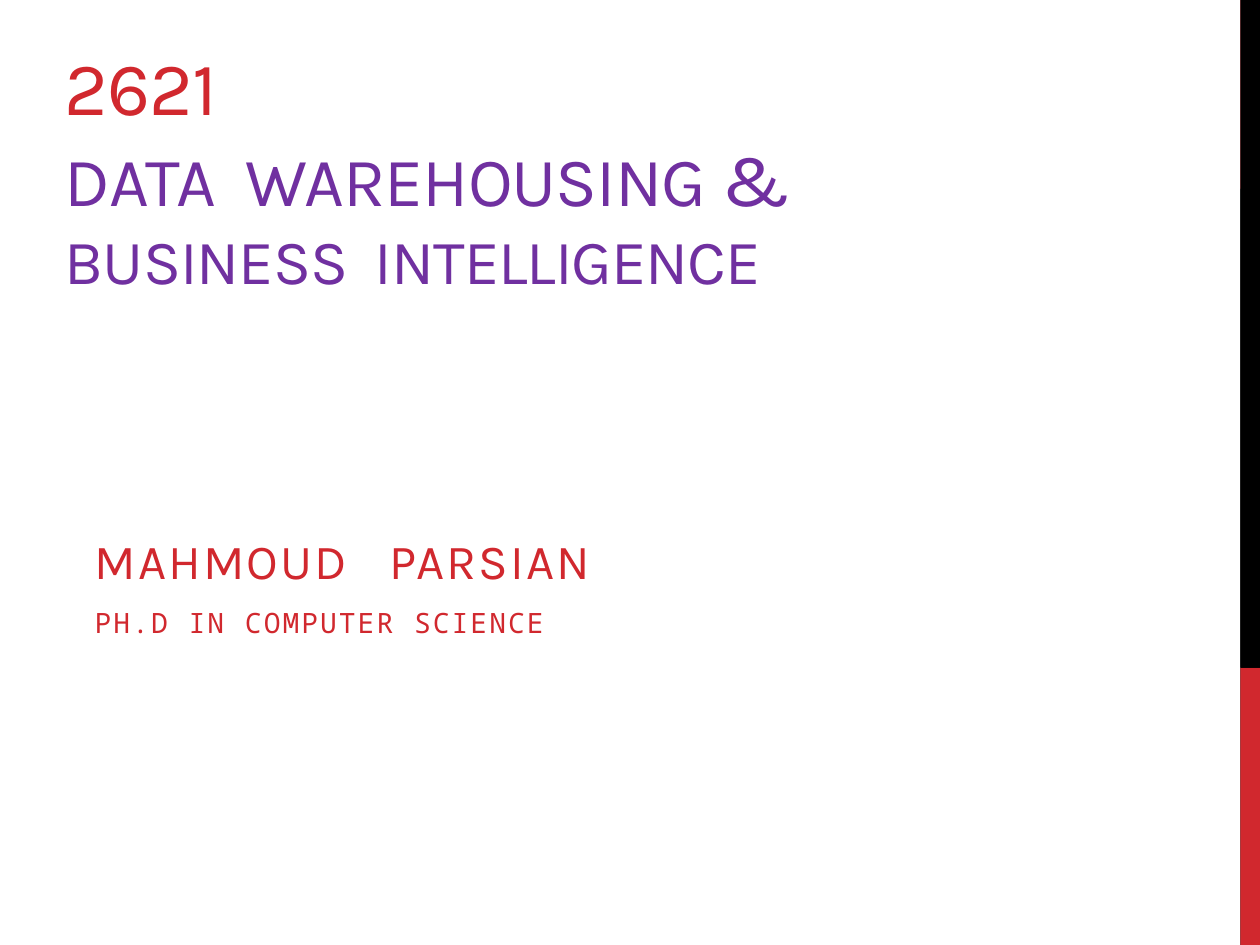
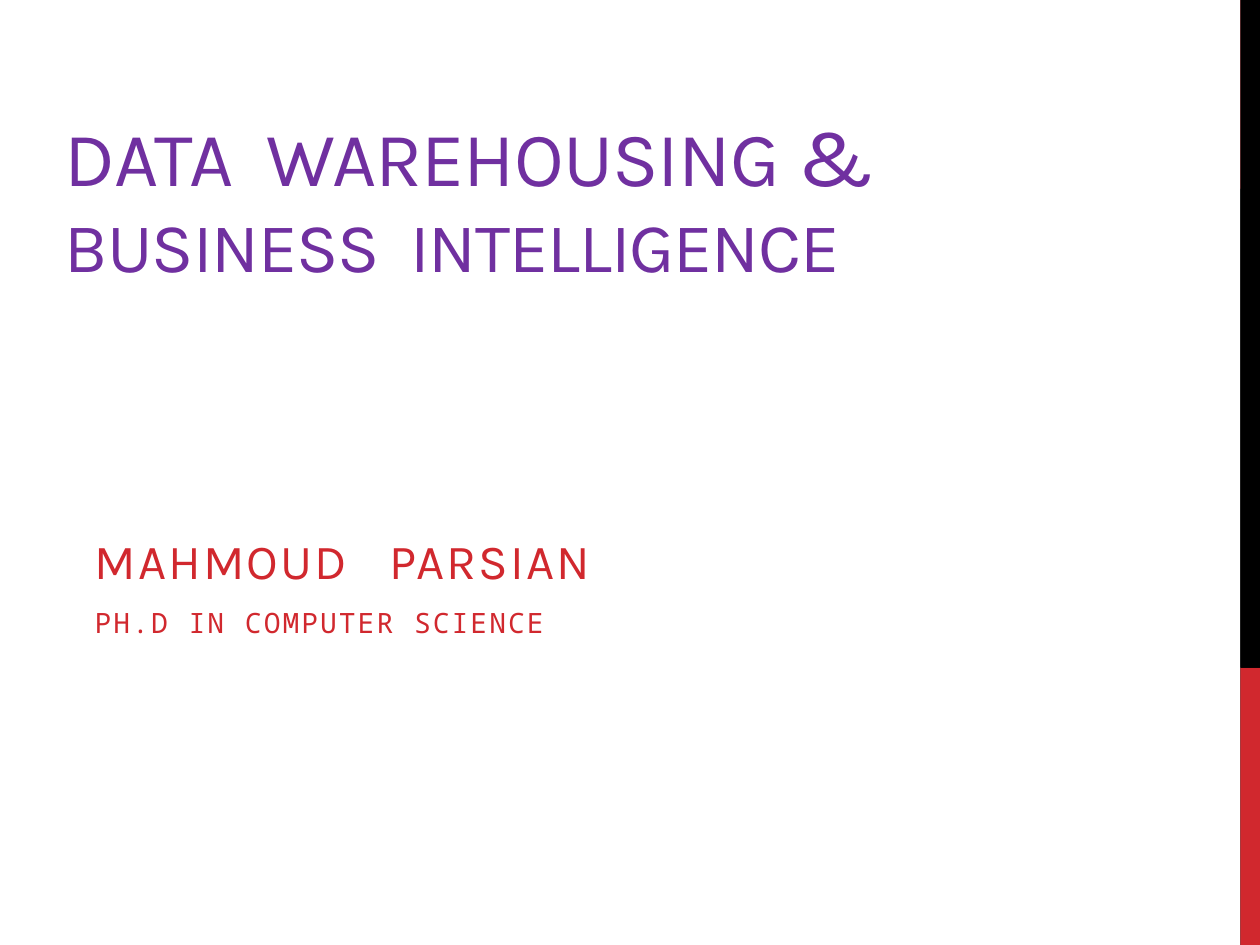
Before and after one commit to mahmoudparsian/data-warehousing, a slide deck: slide 1 of syllabus/week-01-intro-to-Data-Warehousing/2-course-outline-and-intro-to-DW/course_outline_and_DW_concepts/01_introduction_to_DW_course.pptx. Drawn at 1260x945 pixels with LibreOffice and Linux fonts; fonts in the diff are those of the drawing. Boxes give left, top, right and bottom in pixels: in the first picture for what was removed or moved away, otherwise in the second. Text is boxed around its words. In the diff, an @@ line names an element or a change of style, - is before the commit and + after.

```diff
--- a/syllabus/week-01-intro-to-Data-Warehousing/2-course-outline-and-intro-to-DW/course_outline_and_DW_concepts/01_introduction_to_DW_course.pptx
+++ b/syllabus/week-01-intro-to-Data-Warehousing/2-course-outline-and-intro-to-DW/course_outline_and_DW_concepts/01_introduction_to_DW_course.pptx
@@ title at (x1=65, y1=137, x2=839, y2=273): text changed; size 36 to 40 pt @@
-2621
-DATA WAREHOUSING &
-BUSINESS INTELLIGENCE
+DATA WAREHOUSING &
+BUSINESS INTELLIGENCE
```
Also in this commit, not shown: 4 other slides changed, 1 slide removed.
